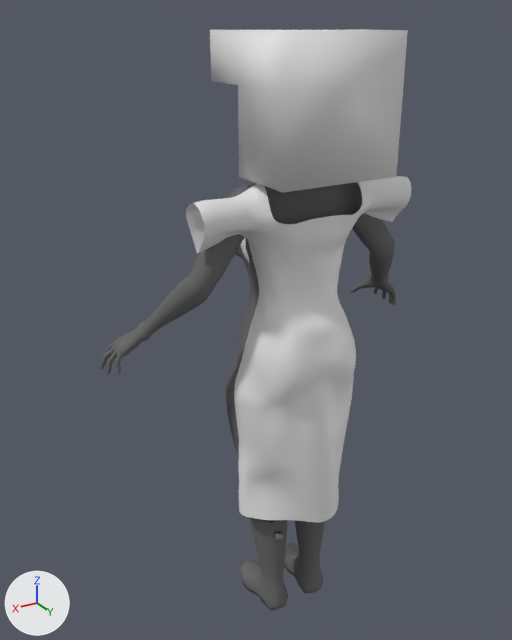
The Blender file Assets/Models/amanda/Amanda/amandaModel.blend, before and after one commit.
Both versions are drawn from a 50 mm camera at (1.35, 2.0, 2.28) aimed at (0.09, -0.11, 1.23). The axes (+X, +Y, +Z) are drawn at lower left. The lights are the same throughout.
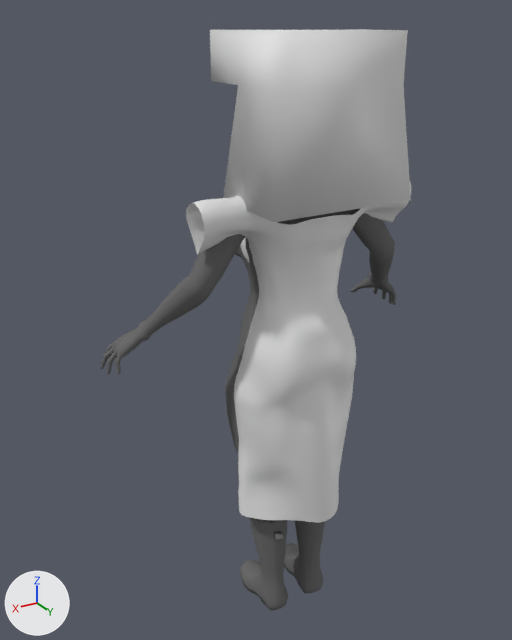
What differs and where, as boxes [x1, y1, x2, y2] in the pictures (512 x 640 px; the box of a moved part takes in the faces that stretch with it):
```json
{"object": "Plane", "change": "modifiers changed", "before": [186, 176, 411, 522], "after": [186, 183, 411, 523]}
{"object": "Cube", "change": "reshaped", "before": [210, 29, 408, 193], "after": [210, 29, 411, 222], "on screen": "18% taller"}
{"part": 1, "of": "me_cube", "change": "moved or reshaped", "before": [238, 85, 403, 193], "after": [223, 85, 411, 222]}
```

Scene script edits in JSON lines:
```json
{"block": "me_cube", "where": "me_cube.from_pydata(...)  # 16 vertices, 14 faces; spans x -0.219..0.219, y -0.219..0.219, z -0.219..0.219"}
{"block": "me_cube", "where": "# used by ob_cube; location = (0.0, 0.045, 2.019)"}
{"block": "me_cube", "change": "me_cube part 1"}
{"op": "set", "path": "me_cube.vertices[1].co", "old": "(-0.219, 0.219, -0.219)", "new": "(-0.264, 0.246, -0.296)", "note": "pixel (396, 176) -> pixel (410, 200)"}
{"op": "set", "path": "me_cube.vertices[4].co", "old": "(0.219, 0.219, -0.219)", "new": "(0.264, 0.246, -0.296)", "note": "pixel (282, 192) -> pixel (274, 222)"}
{"op": "set", "path": "me_cube.vertices[6].co", "old": "(-0.219, -0.041, -0.219)", "new": "(-0.264, -0.068, -0.296)"}
{"op": "set", "path": "me_cube.vertices[8].co", "old": "(0.219, -0.041, -0.219)", "new": "(0.264, -0.068, -0.296)", "note": "pixel (238, 176) -> not seen"}
{"op": "remove", "block": "ob_plane", "code": "_m = ob_plane.modifiers.new('Subsurf', 'SUBSURF')"}
```
